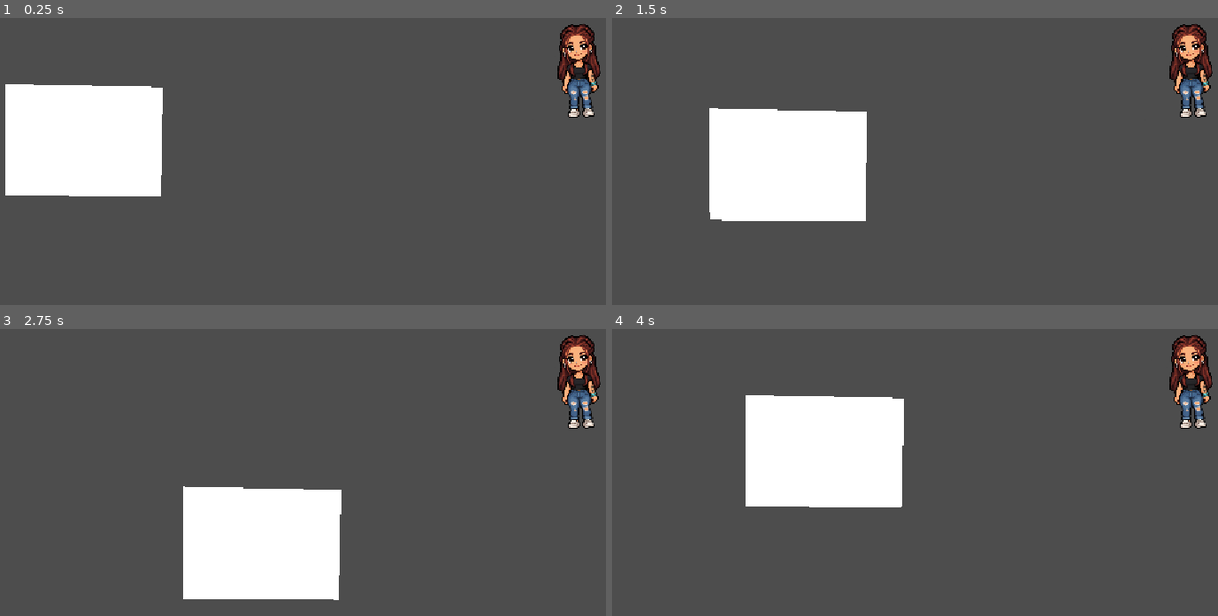
Above: before the commit, frames 1-4 (two rows, left to right).
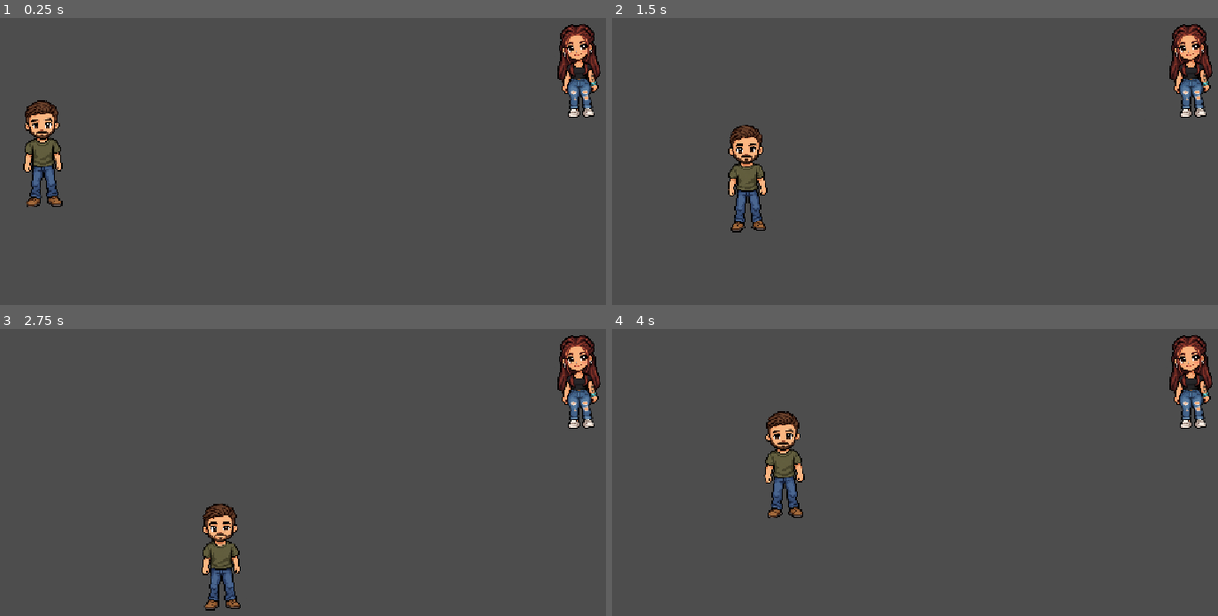
Above: after the commit, the same moments.

Repository: anabelkamenske430/Year-4
Game: Godot game, scene res://scenes/levels/test_scene.tscn
Two runs of this game, one before a commit and one after it. Both use one fixed random seed, a clock stepped at 60 frames per second and the inputs below.
Inputs:
- Up to frame 1 (0.25 s): no input
- Up to frame 2 (1.5 s): tap Enter at 0.5 s; hold D (move_right) 0.53-1.28 s; hold E (interact) 0.53-1.28 s; hold S (move_down) from 1.28 s (still down); tap E (interact) at 1.35 s
- Up to frame 3 (2.75 s): release S (move_down) at 2.03 s; hold D (move_right) from 2.03 s (still down); hold E (interact) from 2.03 s (still down)
- Up to frame 4 (4 s): release D (move_right) at 2.78 s; release E (interact) at 2.78 s; hold W (move_up) 2.78-3.53 s; tap E (interact) at 2.85 s; hold A (move_left) from 3.53 s (still down); hold E (interact) from 3.53 s (still down)

The runs differ from the first frame. In frame 1, 10% of the frame differs, in the area x 0-27%, y 23-66%; in frame 2, 10%; in frame 3, 10%; in frame 4, 10%, in the area x 22-49%, y 23-66%.

Commit message:
Add loverboy's idle sprite

Diff:
--- a/loverboy-and-bel/scenes/characters/loverboy.tscn
+++ b/loverboy-and-bel/scenes/characters/loverboy.tscn
@@ -1,27 +1,27 @@
 [gd_scene format=3 uid="uid://cftclvctilfi1"]
 
 [ext_resource type="Script" uid="uid://dplibxvuifqnj" path="res://scripts/loverboy.gd" id="1_1f8fr"]
+[ext_resource type="Texture2D" uid="uid://c8i8yd2sow5a8" path="res://assets/characters/loverboy_idle.png" id="2_jiudc"]
 
 [node name="Loverboy" type="CharacterBody2D" unique_id=985468098]
 script = ExtResource("1_1f8fr")
 
 [node name="PlaceholderSprite" type="Polygon2D" parent="." unique_id=1899896196]
+visible = false
 polygon = PackedVector2Array(38, 349, 30, 35, 768, 43, 762, 351)
+
+[node name="CharacterSprite" type="Sprite2D" parent="." unique_id=1780586916]
+position = Vector2(896, 207)
+scale = Vector2(0.15, 0.15)
+texture = ExtResource("2_jiudc")
 
 [node name="CollisionPolygon2D" type="CollisionPolygon2D" parent="." unique_id=1345938800]
 position = Vector2(-618, 0)
-polygon = PackedVector2Array(649, 38, 667, 342, 1368, 337, 1372, 48)
+polygon = PackedVector2Array(1476, 260, 1480, 307, 1546, 308, 1548, 262)
 
 [node name="InteractionArea" type="Area2D" parent="." unique_id=1567082541]
 
 [node name="CollisionPolygon2D" type="CollisionPolygon2D" parent="InteractionArea" unique_id=547021739]
 position = Vector2(395.6307, 160.84134)
 scale = Vector2(4.5284095, 2.932692)
-polygon = PackedVector2Array(-78.09159, -39.840984, 74.27979, -34.044266, 74.72144, 55.634434, -9, 58, -74.77917, 57.680332, -77.870766, -1.6508179)
-
-[node name="Polygon2D" type="Polygon2D" parent="InteractionArea/CollisionPolygon2D" unique_id=1072929309]
-position = Vector2(-154.6962, -183.98396)
-scale = Vector2(0.2777055, 0.53118795)
-color = Color(1, 1, 1, 0)
-offset = Vector2(67, 41)
-polygon = PackedVector2Array(503.06787, 164.88312, 255.76443, 187.99248, 140.46216, 196.97945, 129.32953, 368.3738, 196.9205, 473.64972, 518.9717, 497.401, 837.84204, 456.31775, 862.49286, 205.32448, 697.889, 164.88312)
+polygon = PackedVector2Array(90.400246, -35.749184, 131.6951, -34.044266, 132.13675, 64.15903, 91.50437, 62.454105)
--- a/loverboy-and-bel/scenes/levels/test_scene.tscn
+++ b/loverboy-and-bel/scenes/levels/test_scene.tscn
@@ -9,9 +9,8 @@
 scale = Vector2(1.0046605, 0.9987301)
 
 [node name="Loverboy" parent="." unique_id=985468098 instance=ExtResource("1_xgkye")]
-position = Vector2(-35.199936, 219.87747)
-rotation = 0.6678543
-scale = Vector2(0.34828475, 0.5801167)
+position = Vector2(-663.578, -324.2812)
+rotation = 0.62831855
 
 [node name="Bel" parent="." unique_id=1496050138 instance=ExtResource("2_bfhv8")]
 position = Vector2(292.3078, 298.7212)
Binary file added: loverboy-and-bel/assets/characters/loverboy_idle.png
Not shown, added: loverboy-and-bel/assets/characters/loverboy_idle.png.import
